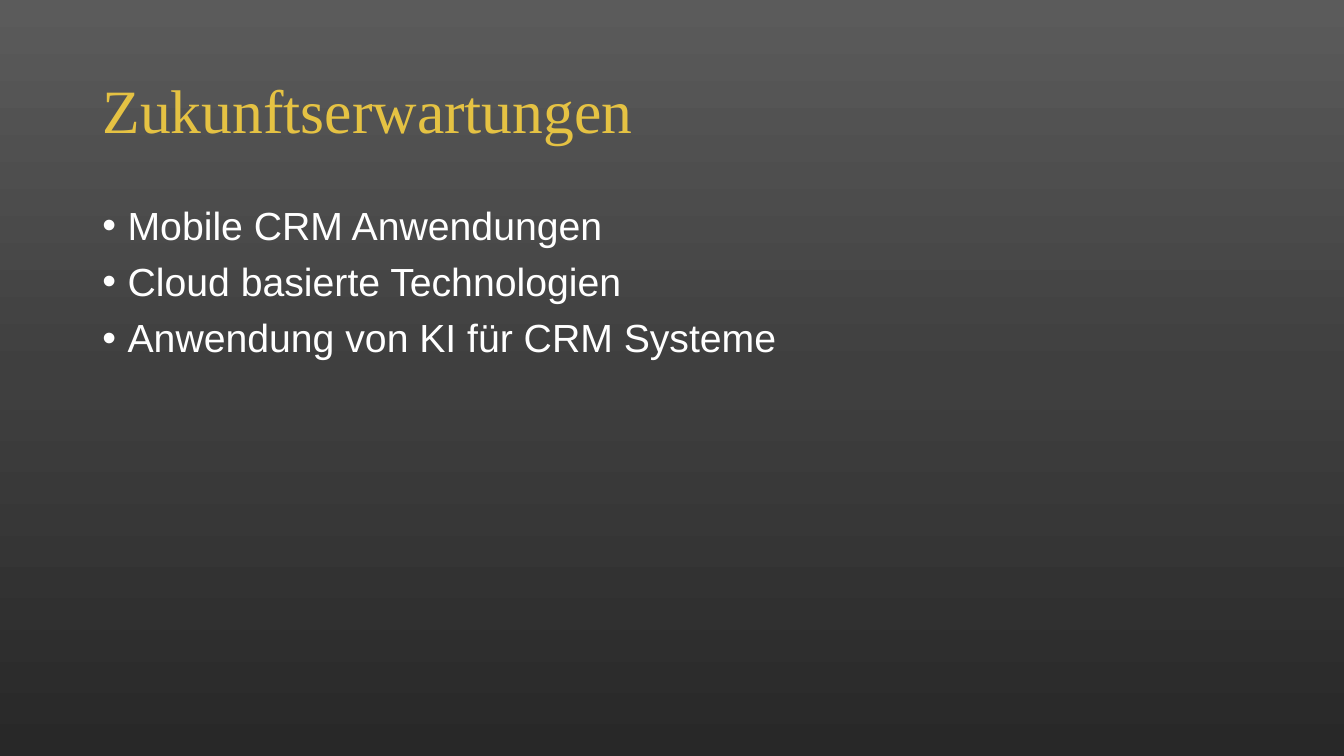
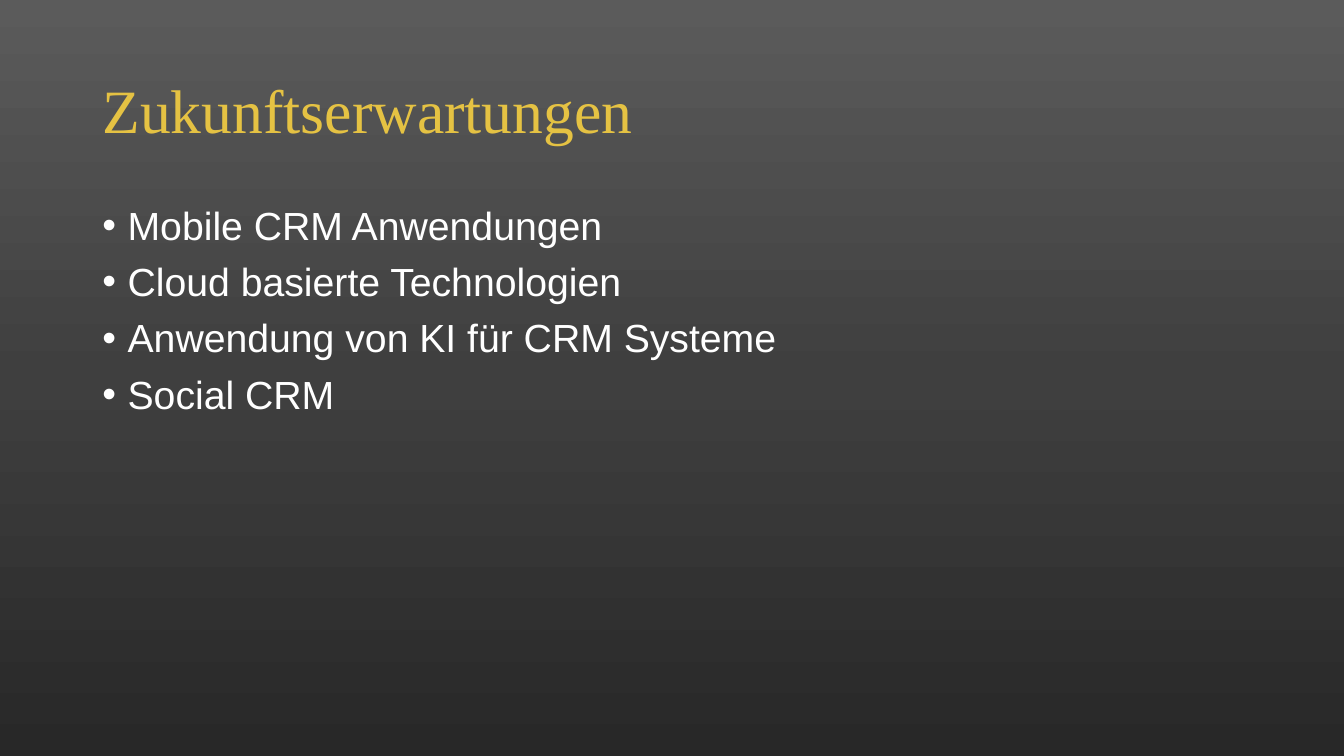
Before and after one commit to alicapr/CRM, a slide deck: slide 12 of CRM.pptx (slide 11 before the commit). Drawn at 1344x756 pixels with LibreOffice and Linux fonts; fonts in the diff are those of the drawing. Boxes give left, top, right and bottom in pixels: in the first picture for what was removed or moved away, otherwise in the second. Text is boxed around its words. In the diff, an @@ line names an element or a change of style, - is before the commit and + after.

```diff
--- a/CRM.pptx
+++ b/CRM.pptx
@@ text at box(128, 380, 334, 410): paragraph added @@
+• Social CRM
```
Also in this commit, not shown: 2 slides added.
